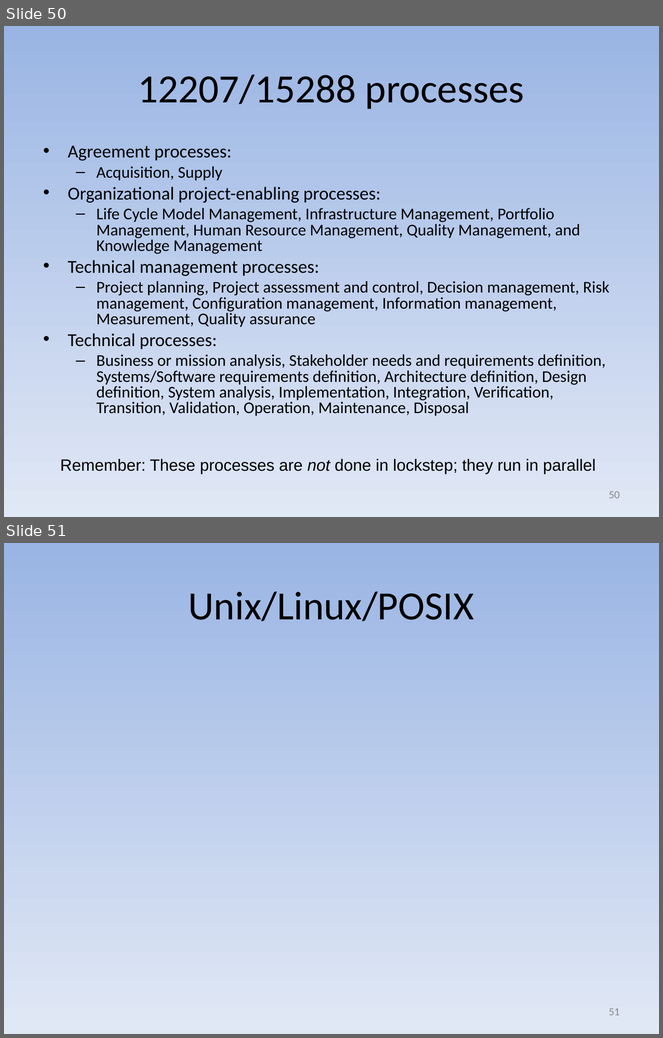
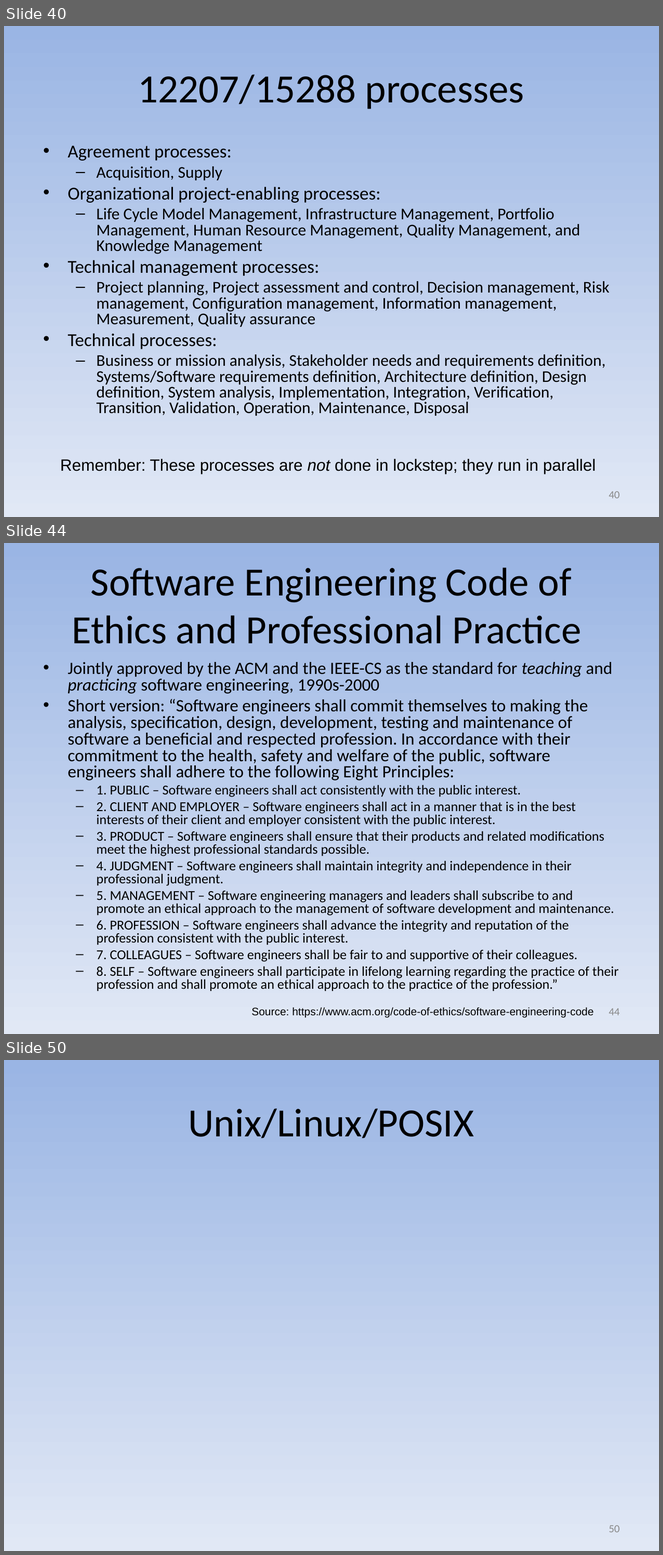
Before and after one commit to david-a-wheeler/david-a-wheeler.github.io, a slide deck: secure-class/presentations/Secure-Software-1-Introduction.ppt. Shown one above the other, each under a label of ours: slides 50 and 51 before the commit, slides 40, 44 and 50 after it; the slides between them are not shown. The pictures are 663x1038 and 663x1555 pixels, drawn with LibreOffice and Linux fonts; fonts in the diff are those of the drawing. Boxes give left, top, right and bottom in pixels: in the first picture for what was removed or moved away, otherwise in the second. Text is boxed around its words. In the diff, an @@ line names an element or a change of style, - is before the commit and + after.

```diff
--- a/secure-class/presentations/Secure-Software-1-Introduction.ppt
+++ b/secure-class/presentations/Secure-Software-1-Introduction.ppt
@@ slide 44 added at box(4, 543, 659, 1034), background gradient #9AB5E4 to #E1E8F5 @@
@@ title added at box(72, 567, 581, 644), 44 pt, text #000000 @@
+Software Engineering Code of Ethics and Professional Practice
@@ text added at box(68, 662, 619, 992), 15 pt, text #000000 @@
+• Jointly approved by the ACM and the IEEE-CS as the standard for teaching and practicing software engineering, 1990s-2000
+• Short version: “Software engineers shall commit themselves to making the analysis, specification, design, development, testing and maintenance of software a beneficial and respected profession. In accordance with their commitment to the health, safety and welfare of the public, software engineers shall adhere to the following Eight Principles:
+  – 1. PUBLIC – Software engineers shall act consistently with the public interest.
+  – 2. CLIENT AND EMPLOYER – Software engineers shall act in a manner that is in the best interests of their client and employer consistent with the public interest.
+  – 3. PRODUCT – Software engineers shall ensure that their products and related modifications meet the highest professional standards possible.
+  – 4. JUDGMENT – Software engineers shall maintain integrity and independence in their professional judgment.
+  – 5. MANAGEMENT – Software engineering managers and leaders shall subscribe to and promote an ethical approach to the management of software development and maintenance.
+  – 6. PROFESSION – Software engineers shall advance the integrity and reputation of the profession consistent with the public interest.
+  – 7. COLLEAGUES – Software engineers shall be fair to and supportive of their colleagues.
+  – 8. SELF – Software engineers shall participate in lifelong learning regarding the practice of their profession and shall promote an ethical approach to the practice of the profession.”
@@ text added at box(252, 1007, 594, 1018), 12 pt, text #000000 @@
+Source: https://www.acm.org/code-of-ethics/software-engineering-code
@@ page number added at box(609, 1008, 620, 1016), 12 pt, text #898989 @@
+44
@@ what was slide 50 is now slide 40 @@
@@ page number at box(609, 491, 620, 499): text changed @@
-50
+40
@@ what was slide 51 is now slide 50 @@
@@ page number at box(609, 1525, 620, 1533): text changed @@
-51
+50
```
Also in this commit, not shown: 2 slides changed, 8 other slides added, 2 other files.
